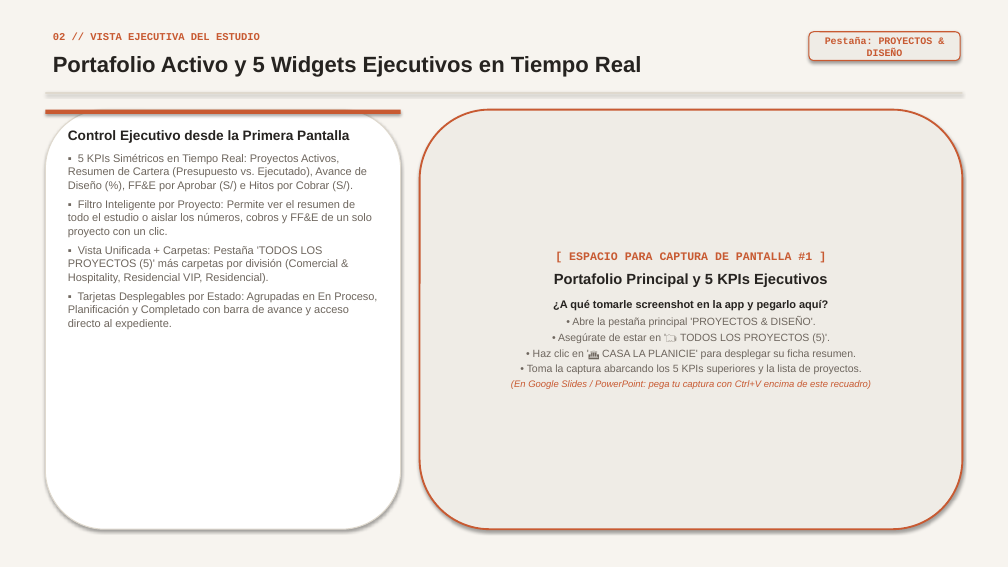
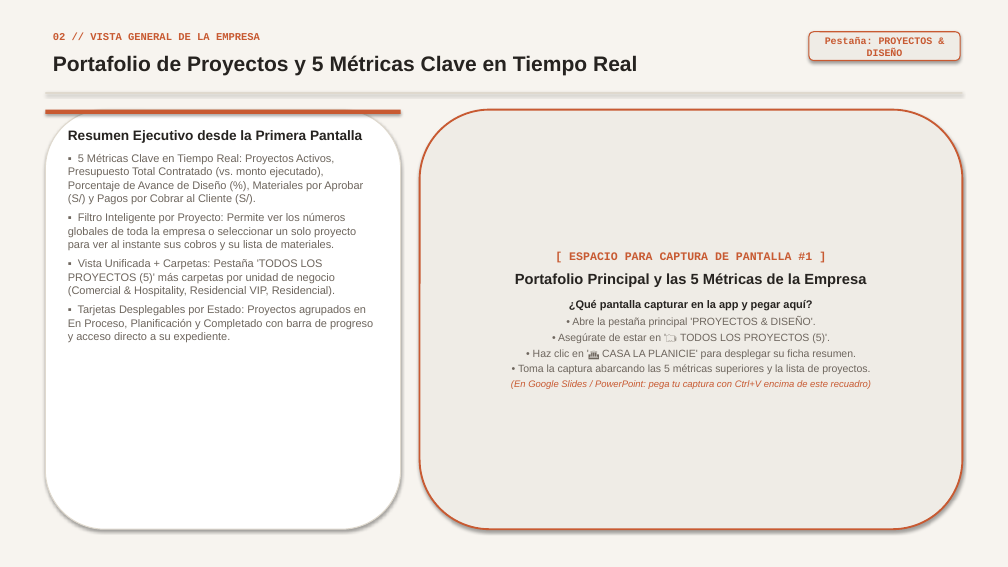
Before and after one commit to Cota-App-Project-Design-Management/cota-app, a slide deck: slide 2 of Presentacion_Socio_COTA_App.pptx. Drawn at 1008x567 pixels with LibreOffice and Linux fonts; fonts in the diff are those of the drawing. Boxes give left, top, right and bottom in pixels: in the first picture for what was removed or moved away, otherwise in the second. Text is boxed around its words. In the diff, an @@ line names an element or a change of style, - is before the commit and + after.

```diff
--- a/Presentacion_Socio_COTA_App.pptx
+++ b/Presentacion_Socio_COTA_App.pptx
@@ text at [53, 55, 637, 76]: text changed; size 21 to 20 pt @@
-Portafolio Activo y 5 Widgets Ejecutivos en Tiempo Real
+Portafolio de Proyectos y 5 Métricas Clave en Tiempo Real
@@ text at [53, 33, 260, 40]: text changed @@
-02 // VISTA EJECUTIVA DEL ESTUDIO
+02 // VISTA GENERAL DE LA EMPRESA
@@ text at [68, 130, 373, 342]: text changed @@
-Control Ejecutivo desde la Primera Pantalla
-▪ 5 KPIs Simétricos en Tiempo Real: Proyectos Activos, Resumen de Cartera (Presupuesto vs. Ejecutado), Avance de Diseño (%), FF&E por Aprobar (S/) e Hitos por Cobrar (S/).
-▪ Filtro Inteligente por Proyecto: Permite ver el resumen de todo el estudio o aislar los números, cobros y FF&E de un solo proyecto con un clic.
-▪ Vista Unificada + Carpetas: Pestaña 'TODOS LOS PROYECTOS (5)' más carpetas por división (Comercial & Hospitality, Residencial VIP, Residencial).
-▪ Tarjetas Desplegables por Estado: Agrupadas en En Proceso, Planificación y Completado con barra de avance y acceso directo al expediente.
+Resumen Ejecutivo desde la Primera Pantalla
+▪ 5 Métricas Clave en Tiempo Real: Proyectos Activos, Presupuesto Total Contratado (vs. monto ejecutado), Porcentaje de Avance de Diseño (%), Materiales por Aprobar (S/) y Pagos por Cobrar al Cliente (S/).
+▪ Filtro Inteligente por Proyecto: Permite ver los números globales de toda la empresa o seleccionar un solo proyecto para ver al instante sus cobros y su lista de materiales.
+▪ Vista Unificada + Carpetas: Pestaña 'TODOS LOS PROYECTOS (5)' más carpetas por unidad de negocio (Comercial & Hospitality, Residencial VIP, Residencial).
+▪ Tarjetas Desplegables por Estado: Proyectos agrupados en En Proceso, Planificación y Completado con barra de progreso y acceso directo a su expediente.
@@ text at [515, 273, 866, 311]: text changed; size 10.5 to 14 pt @@
-Portafolio Principal y 5 KPIs Ejecutivos
-¿A qué tomarle screenshot en la app y pegarlo aquí?
+Portafolio Principal y las 5 Métricas de la Empresa
+¿Qué pantalla capturar en la app y pegar aquí?
@@ text at [518, 364, 870, 374]: text changed @@
-• Toma la captura abarcando los 5 KPIs superiores y la lista de proyectos.
+• Toma la captura abarcando las 5 métricas superiores y la lista de proyectos.
```
Also in this commit, not shown: 7 other slides changed, 6 other files.
